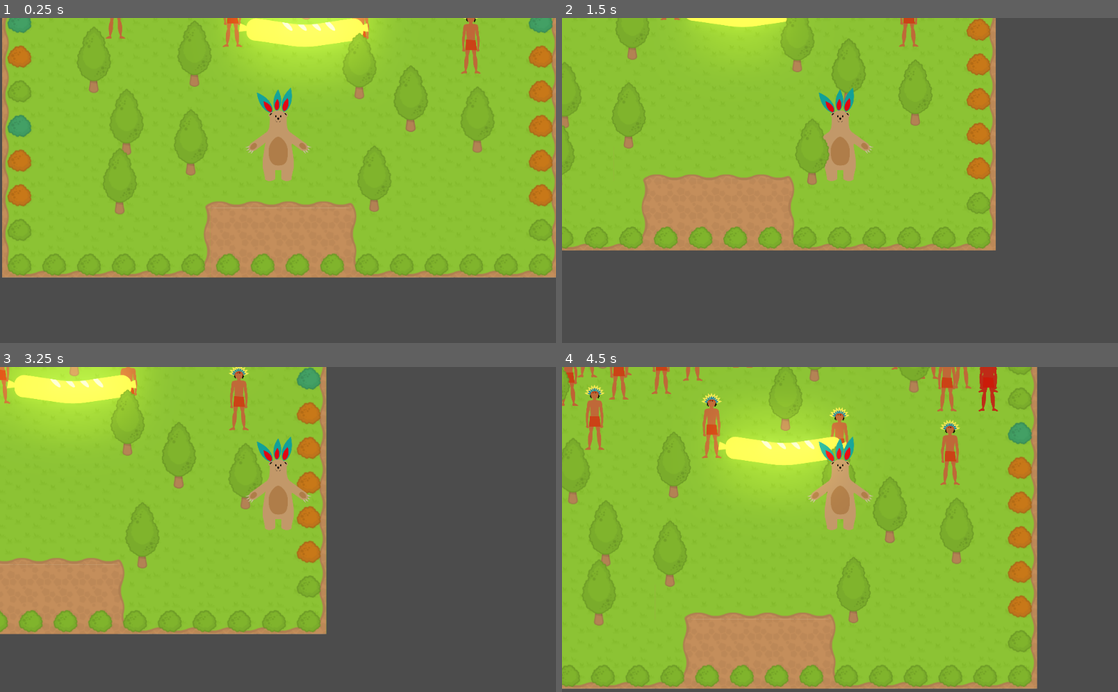
Above: before the commit, frames 1-4 (two rows, left to right).
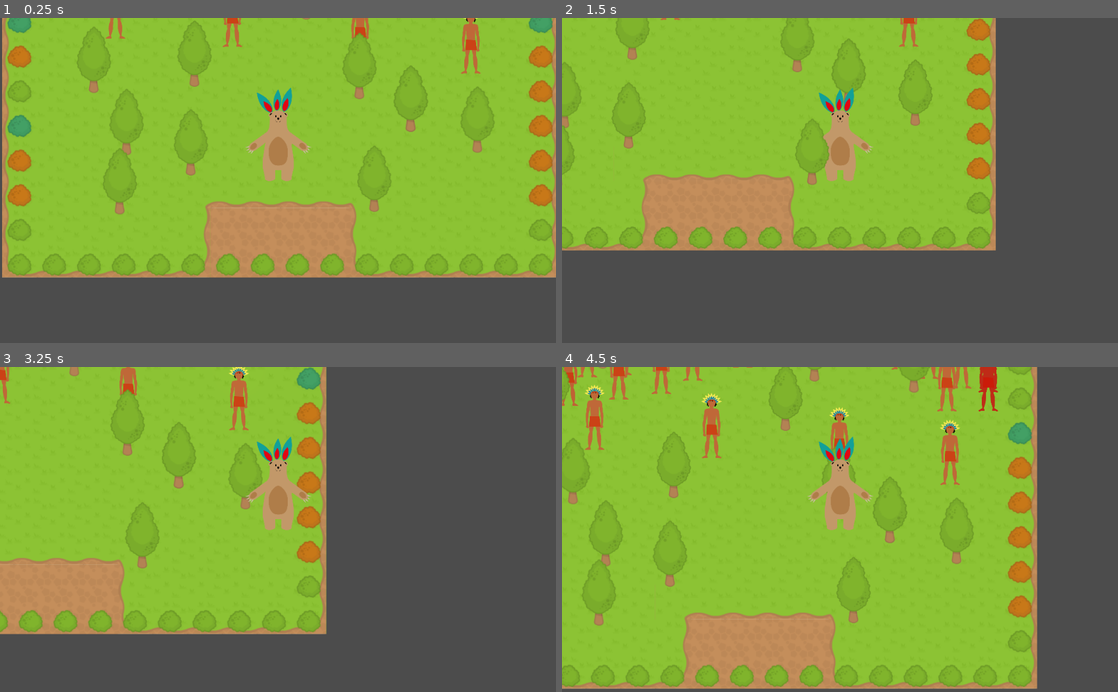
Above: after the commit, the same moments.

Repository: lendroit/welcome_thomas
Game: Godot game, scene res://World.tscn
Two runs of this game, one before a commit and one after it. Both use one fixed random seed, a clock stepped at 60 frames per second and the inputs below.
Inputs:
- Up to frame 1 (0.25 s): no input
- Up to frame 2 (1.5 s): tap Enter (ui_accept) at 0.5, 0.77 s; hold Right (ui_right) 0.53-1.28 s; hold Down (ui_down) from 1.28 s (still down)
- Up to frame 3 (3.25 s): tap Enter (ui_accept) at 1.52, 2, 3.02 s; release Down (ui_down) at 2.03 s; hold Right (ui_right) 2.03-2.78 s; hold Up (ui_up) from 2.78 s (still down)
- Up to frame 4 (4.5 s): release Up (ui_up) at 3.53 s; hold Left (ui_left) from 3.53 s (still down); tap Enter (ui_accept) at 3.77 s

The runs differ from the first frame. In frame 1, 3.0% of the frame differs, in the area x 42-67%, y 0-16%; in frame 2, 0.7%; in frame 3, 3.3%, in the area x 0-25%, y 0-17%; in frame 4, 2.9%.

Commit message:
bugfix: Put offrande on top of level

Diff:
--- a/World.tscn
+++ b/World.tscn
@@ -32,7 +32,7 @@
 tile_data = PoolIntArray( 0, 2, 0, 1, 2, 0, 2, 2, 0, 3, 2, 0, 4, 2, 0, 5, 2, 0, 6, 2, 0, 7, 2, 0, 8, 2, 0, 9, 2, 0, 10, …(817 unchanged characters)…
 
 [node name="Offrande" parent="." instance=ExtResource( 3 )]
-position = Vector2( 555.57, 852.707 )
+position = Vector2( 472.798, 231.918 )
 
 [node name="Autel" parent="." instance=ExtResource( 5 )]
 position = Vector2( 469.071, 246.657 )
